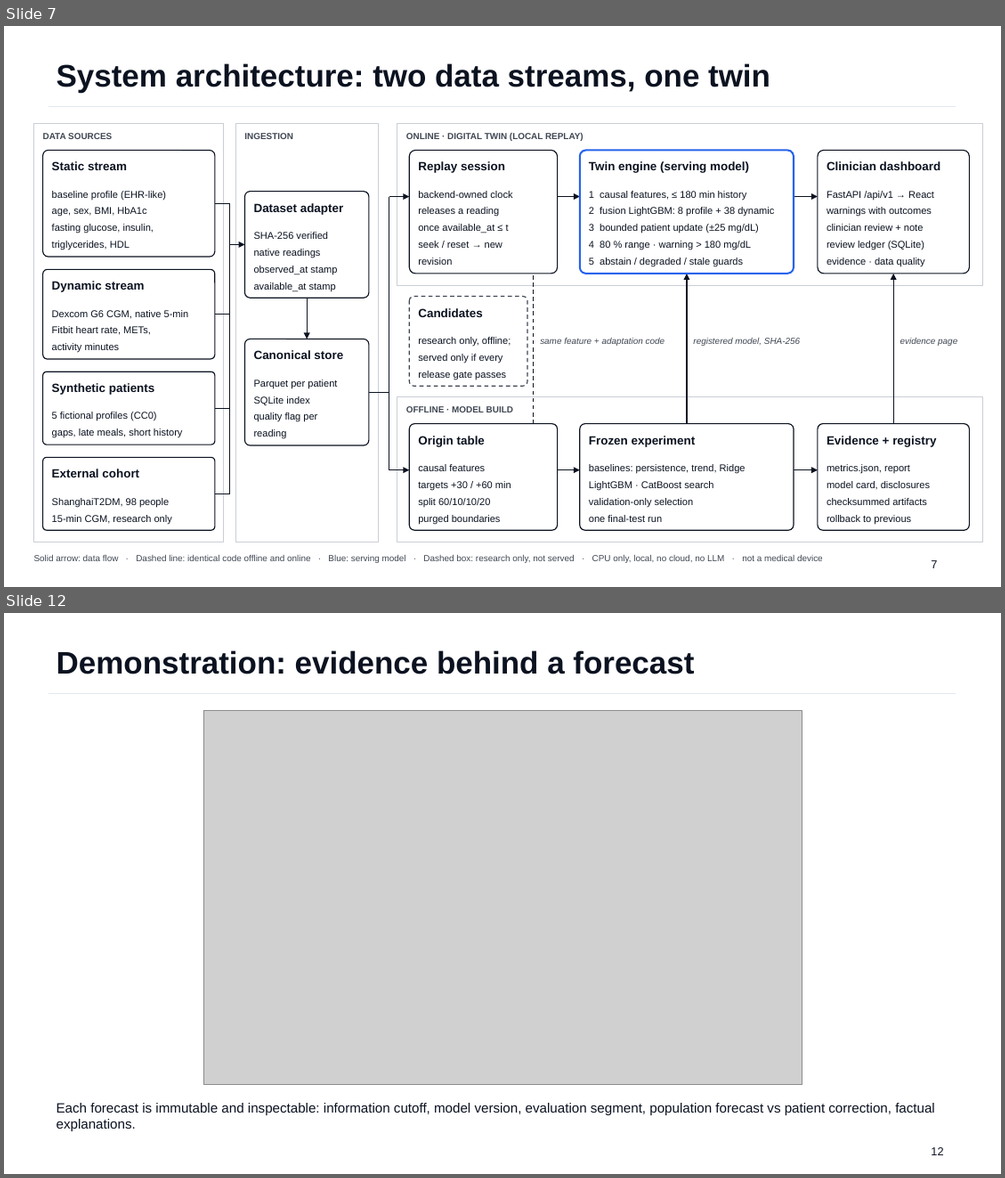
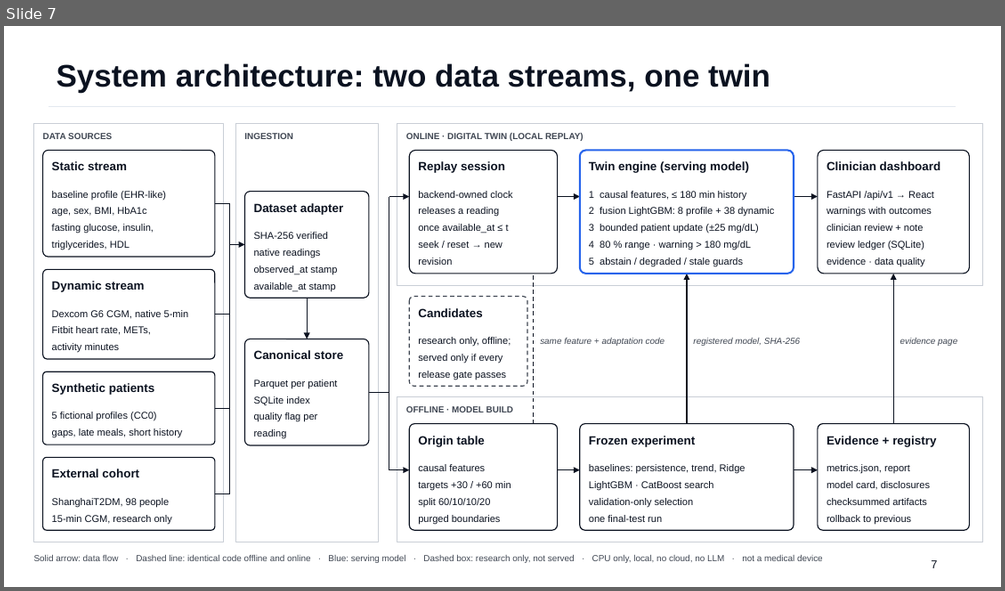
Before and after one commit to Avi36005/DigitalTwin-Challenge-Kryptonite, a slide deck: docs/submission/GlucoTwin_Presentation.pptx. Shown one above the other, each under a label of ours: slides 7 and 12 before the commit, slide 7 after it; the slides between them are not shown. The pictures are 1005x1178 and 1005x591 pixels, drawn with LibreOffice and Linux fonts; fonts in the diff are those of the drawing; grey boxes stand for pictures. Boxes give left, top, right and bottom in pixels: in the first picture for what was removed or moved away, otherwise in the second. Text is boxed around its words. In the diff, an @@ line names an element or a change of style, - is before the commit and + after.

```diff
--- a/docs/submission/GlucoTwin_Presentation.pptx
+++ b/docs/submission/GlucoTwin_Presentation.pptx
@@ slide 12 removed at [4, 613, 1001, 1174], background #FFFFFF @@
@@ text removed at [57, 650, 694, 674] @@
-Demonstration: evidence behind a forecast
@@ line removed from (48, 694) to (956, 694) @@
@@ picture removed at [203, 710, 802, 1084] @@
@@ text removed at [57, 1103, 935, 1131] @@
-Each forecast is immutable and inspectable: information cutoff, model version, evaluation segment, population forecast vs patient correction, factual explanations.
@@ text removed at [930, 1147, 943, 1155] @@
-12
```
Also in this commit, not shown: 9 slides changed, 12 other slides removed, 39 other files.
